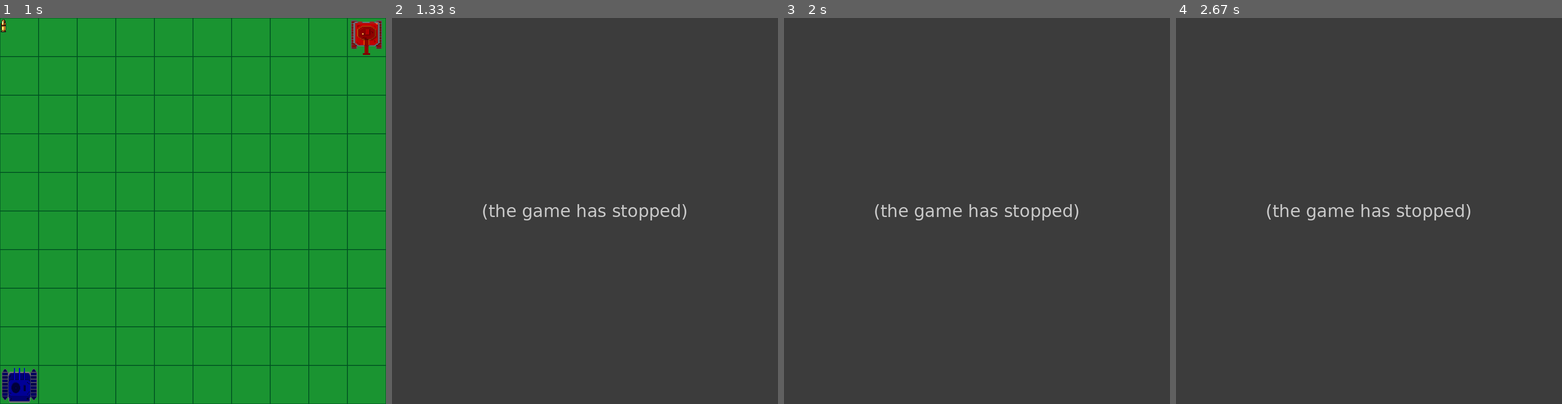
Above: before the commit, frames 1-4 (left to right).
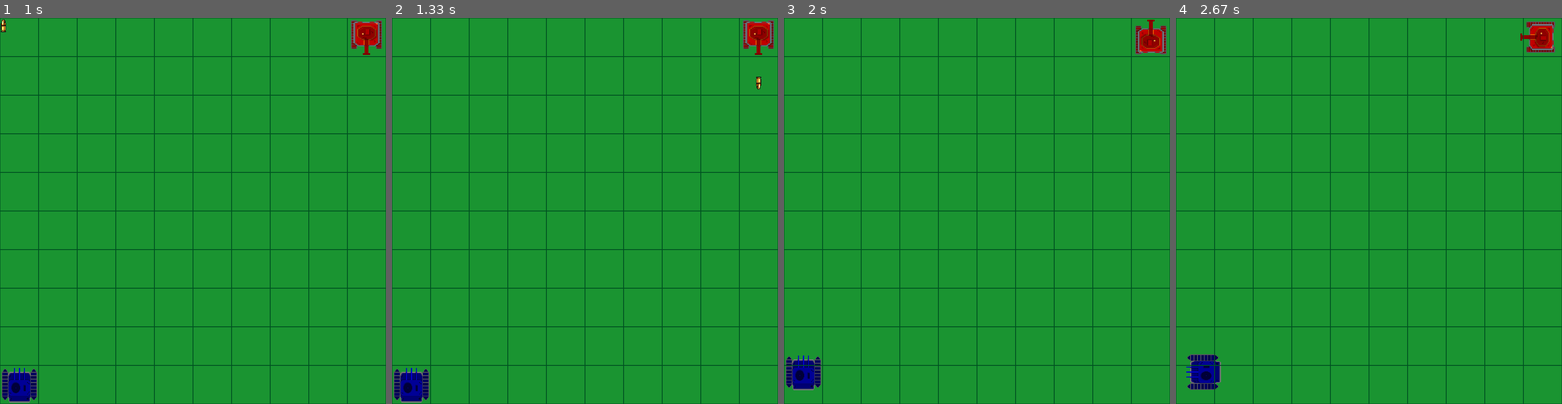
Above: after the commit, the same moments.

Repository: Artem468/pygame_project
Game: pygame game, started from main.py
Same seed, same stepped clock (60 frames per second), same inputs: the game is played once before the commit and once after it.
Inputs:
- Up to frame 1 (1 s): click "Play" at 0.88 s
- Up to frame 2 (1.33 s): tap Right Shift at 1.17 s
- Up to frame 3 (2 s): hold Up 1.5-1.97 s; hold W 1.5-1.97 s; tap Right Shift at 1.65 s
- Up to frame 4 (2.67 s): hold Right 2-2.47 s; hold D 2-2.47 s; hold Left from 2.5 s (still down); hold A from 2.5 s (still down)

Frame 1 is identical in both runs. In frame 2, 100% of the frame differs, in the area x 0-100%, y 0-100%; in frame 3, 100%; in frame 4, 100%.
Error before the commit: NameError: name 'bullet' is not defined (main.py line 433); the game stopped at 1.17 s (later frames are placeholders)

Commit message:
Add files via upload

Diff:
--- a/main.py
+++ b/main.py
@@ -95,7 +95,7 @@
 def select_skin_update(player):
     fon = pygame.transform.scale(load_image('fon.png'), size)
     screen.blit(fon, (0, 0))
-    font = pygame.font.Font(r'data\teletactile.ttf', 50)
+    font = pygame.font.Font(r'data\Teletactile.ttf', 50)
     text_coord = width // 2
     string_rendered = font.render(player, True, pygame.Color('black'))
     intro_rect = string_rendered.get_rect()
@@ -113,9 +113,6 @@
     blue = pygame.transform.scale(load_image('blue_tank.png'), (90, 90))
     red = pygame.transform.scale(load_image('red_tank.png'), (90, 90))
     green = pygame.transform.scale(load_image('green_tank.png'), (90, 90))
-    pygame.draw.rect(screen, 'white', (200, height // 2 - 45, 90, 90))
-    pygame.draw.rect(screen, 'white', (400, height // 2 - 45, 90, 90))
-    pygame.draw.rect(screen, 'white', (600, height // 2 - 45, 90, 90))
     screen.blit(blue, (200, height // 2 - 45))
     screen.blit(red, (400, height // 2 - 45))
     screen.blit(green, (600, height // 2 - 45))
@@ -188,7 +185,7 @@
 
     fon = pygame.transform.scale(load_image('fon.png'), size)
     screen.blit(fon, (0, 0))
-    font = pygame.font.Font(r'data\teletactile.ttf', 60)
+    font = pygame.font.Font(r'data\Teletactile.ttf', 60)
     text_coord = width // 2
     for line in intro_text:
         string_rendered = font.render(line, True, pygame.Color('black'))
@@ -201,7 +198,7 @@
         screen.blit(string_rendered, intro_rect)
 
     pygame.draw.rect(screen, 'green', (365, 300, 165, 50))
-    font = pygame.font.Font(r'data\teletactile.ttf', 50)
+    font = pygame.font.Font(r'data\Teletactile.ttf', 50)
     string_rendered = font.render('Play', True, pygame.Color('black'))
     intro_rect = string_rendered.get_rect()
     intro_rect.x = width // 2 - string_rendered.get_width() // 2
@@ -209,7 +206,7 @@
     screen.blit(string_rendered, intro_rect)
 
     pygame.draw.rect(screen, 'green', (180, 400, 260, 35))
-    font = pygame.font.Font(r'data\teletactile.ttf', 30)
+    font = pygame.font.Font(r'data\Teletactile.ttf', 30)
     string_rendered = font.render('1st player', True, pygame.Color('black'))
     intro_rect = string_rendered.get_rect()
     intro_rect.x = width // 2 - string_rendered.get_width() // 2 - 140
@@ -217,7 +214,7 @@
     screen.blit(string_rendered, intro_rect)
 
     pygame.draw.rect(screen, 'green', (470, 400, 260, 35))
-    font = pygame.font.Font(r'data\teletactile.ttf', 30)
+    font = pygame.font.Font(r'data\Teletactile.ttf', 30)
     string_rendered = font.render('2nd player', True, pygame.Color('black'))
     intro_rect = string_rendered.get_rect()
     intro_rect.x = width // 2 - string_rendered.get_width() // 2 + 150
@@ -269,6 +266,27 @@
         self.image = Bullet.image
         self.rect = self.image.get_rect()
         self.direction = 'up'
+        self.speed = 5
+        self.flag = False
+
+    def update(self):
+        if self.flag:
+            if self.direction == 'up':
+                self.rect.y -= self.speed
+            elif self.direction == 'down':
+                self.rect.y += self.speed
+            elif self.direction == 'left':
+                self.rect.x -= self.speed
+            elif self.direction == 'right':
+                self.rect.x += self.speed
+        if self.rect.x > 900:
+            self.flag = False
+        elif self.rect.x < -35:
+            self.flag = False
+        elif self.rect.y > 900:
+            self.flag = False
+        elif self.rect.y < -40:
+            self.flag = False
 
 
 class Board:
@@ -311,7 +329,7 @@
 
 
 bullet_sprites = pygame.sprite.Group()
-bullet_sprites = Bullet(bullet_sprites)
+bullet = Bullet(bullet_sprites)
 
 
 class First_tank(pygame.sprite.Sprite):
@@ -430,11 +448,47 @@
                 self.image = pygame.transform.rotate(self.image, 270)
             self.direction = 'down'
         if action == 'fire':
-            bullet.rect.x = self.rect.x + self.image.get_width() // 2
-            bullet.rect.y = self.rect.y + self.image.get_height() // 2
-            bullet.direction = self.direction
-            print(self.rect)
-            print(bullet.rect, bullet.direction)
+            if self.direction == 'left':
+                bullet.rect.x = self.rect.x + self.image.get_width() // 2 - 70
+                bullet.rect.y = self.rect.y + self.image.get_height() // 2 - 5
+                if bullet.direction == 'right':
+                    bullet.image = pygame.transform.rotate(bullet.image, 180)
+                elif bullet.direction == 'up':
+                    bullet.image = pygame.transform.rotate(bullet.image, 90)
+                elif bullet.direction == 'down':
+                    bullet.image = pygame.transform.rotate(bullet.image, 270)
+                bullet.direction = 'left'
+            if self.direction == 'right':
+                bullet.rect.x = self.rect.x + self.image.get_width() // 2 + 40
+                bullet.rect.y = self.rect.y + self.image.get_height() // 2 - 5
+                if bullet.direction == 'left':
+                    bullet.image = pygame.transform.rotate(bullet.image, 180)
+                elif bullet.direction == 'up':
+                    bullet.image = pygame.transform.rotate(bullet.image, 270)
+                elif bullet.direction == 'down':
+                    bullet.image = pygame.transform.rotate(bullet.image, 90)
+                bullet.direction = 'right'
+            if self.direction == 'up':
+                bullet.rect.x = self.rect.x + self.image.get_width() // 2 - 7
+                bullet.rect.y = self.rect.y + self.image.get_height() // 2 - 70
+                if bullet.direction == 'down':
+                    bullet.image = pygame.transform.rotate(bullet.image, 180)
+                elif bullet.direction == 'left':
+                    bullet.image = pygame.transform.rotate(bullet.image, 270)
+                elif bullet.direction == 'right':
+                    bullet.image = pygame.transform.rotate(bullet.image, 90)
+                bullet.direction = 'up'
+            if self.direction == 'down':
+                bullet.rect.x = self.rect.x + self.image.get_width() // 2 - 7
+                bullet.rect.y = self.rect.y + self.image.get_height() // 2 + 40
+                if bullet.direction == 'up':
+                    bullet.image = pygame.transform.rotate(bullet.image, 180)
+                elif bullet.direction == 'left':
+                    bullet.image = pygame.transform.rotate(bullet.image, 90)
+                elif bullet.direction == 'right':
+                    bullet.image = pygame.transform.rotate(bullet.image, 270)
+                bullet.direction = 'down'
+            bullet.flag = True
         self.rect.y += self.speedy
         self.rect.x += self.speedx
         if self.rect.right > 900:
@@ -488,6 +542,7 @@
             elif event.key == pygame.K_RSHIFT:
                 second_sprites.update('fire')
     screen.fill((26, 148, 49))
+    bullet.update()
     all_sprites.draw(screen)
     board.render(screen)
     pygame.display.flip()
